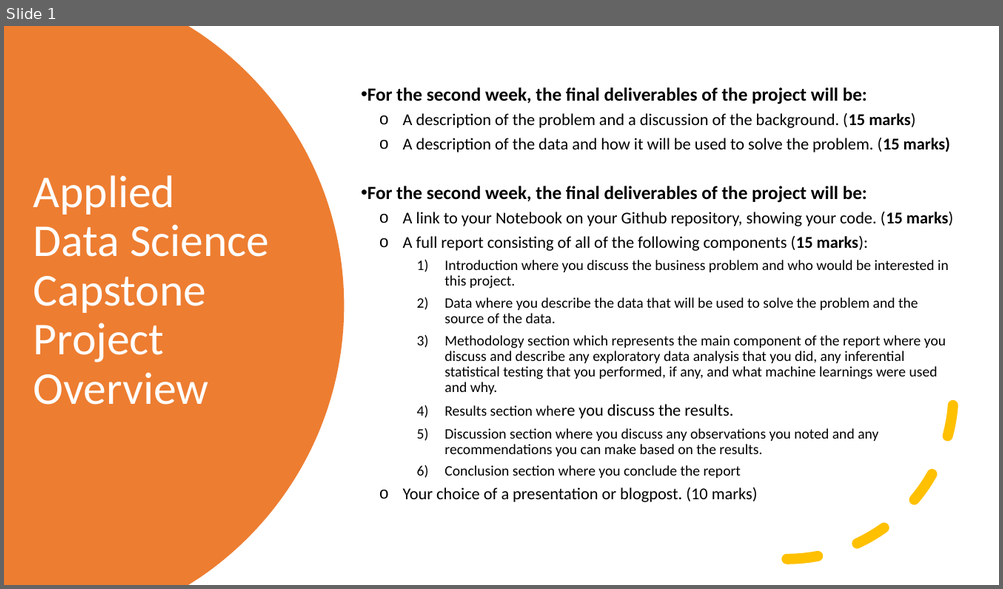
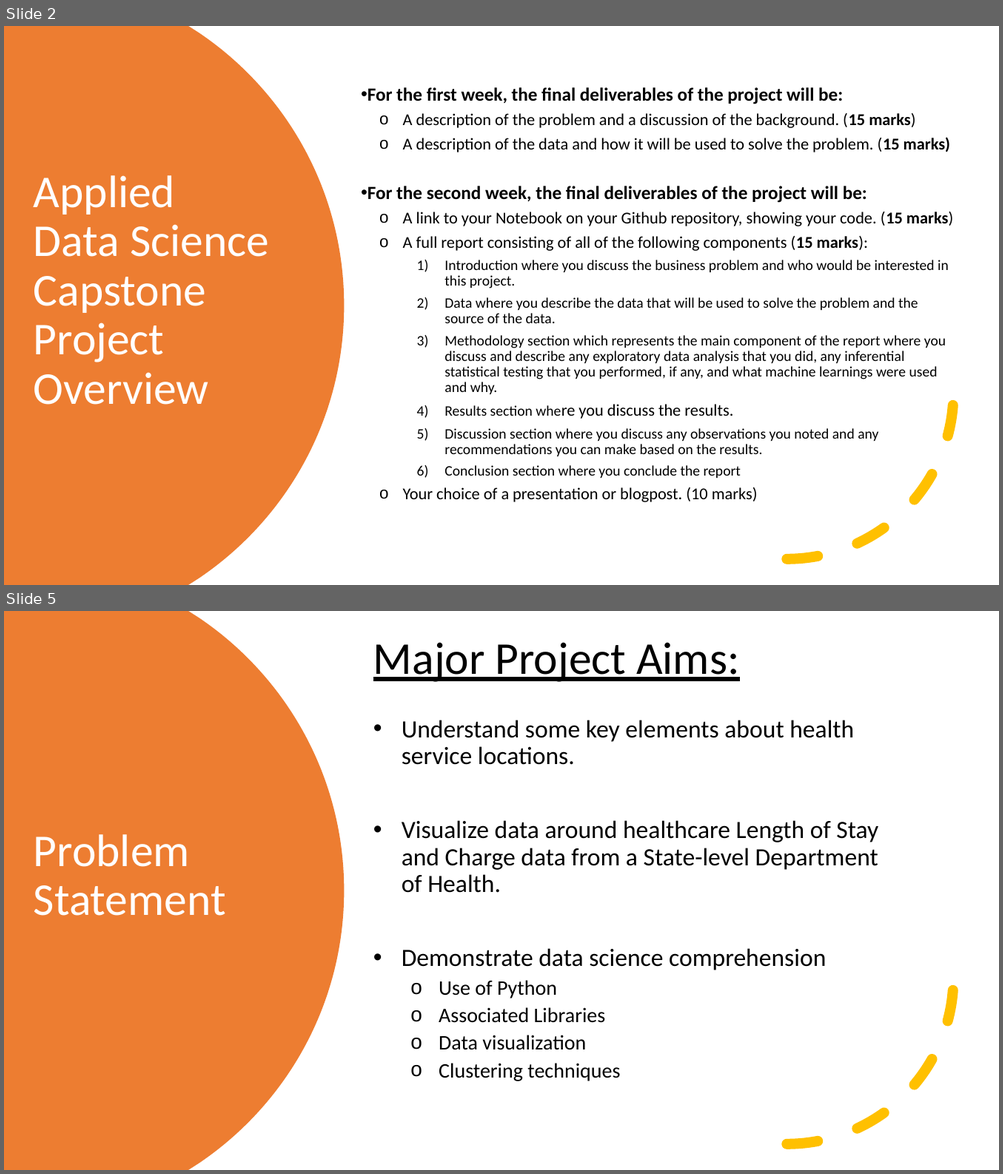
Before and after one commit to nmeljefe/Coursera_IBM_DataScience, a slide deck: IBM_DataScience_Capstone.pptx. Shown one above the other, each under a label of ours: slide 1 before the commit, slides 2 and 5 after it; the slides between them are not shown. The pictures are 1003x589 and 1003x1174 pixels, drawn with LibreOffice and Linux fonts; fonts in the diff are those of the drawing. Boxes give left, top, right and bottom in pixels: in the first picture for what was removed or moved away, otherwise in the second. Text is boxed around its words. In the diff, an @@ line names an element or a change of style, - is before the commit and + after.

Commit message:
Push of final Capstone project materials.

```diff
--- a/IBM_DataScience_Capstone.pptx
+++ b/IBM_DataScience_Capstone.pptx
@@ slide 5 added at bbox=[4, 611, 999, 1170], background #FFFFFF @@
@@ freeform shape added at bbox=[4, 611, 344, 1170], fill #ED7D31 @@
@@ text added at bbox=[373, 642, 878, 1082], 24 pt, text #000000 @@
+Major Project Aims:
+• Understand some key elements about health service locations.
+• Visualize data around healthcare Length of Stay and Charge data from a State-level Department of Health.
+• Demonstrate data science comprehension
+  o Use of Python
+  o Associated Libraries
+  o Data visualization
+  o Clustering techniques
@@ arc (boxed as its full ellipse) added at bbox=[620, 812, 954, 1145], outline #FFC000 10 pt dashed @@
@@ title added at bbox=[34, 834, 226, 916], 44 pt, text #FFFFFF @@
+Problem Statement
@@ what was slide 1 is now slide 2 @@
@@ slide 2 changed as well @@
@@ text at bbox=[367, 87, 842, 104]: text changed @@
-• For the second week, the final deliverables of the project will be:
+• For the first week, the final deliverables of the project will be:
```
Also in this commit, not shown: 2 other slides changed, 11 other slides added, 1 slide removed, 1 other file.
